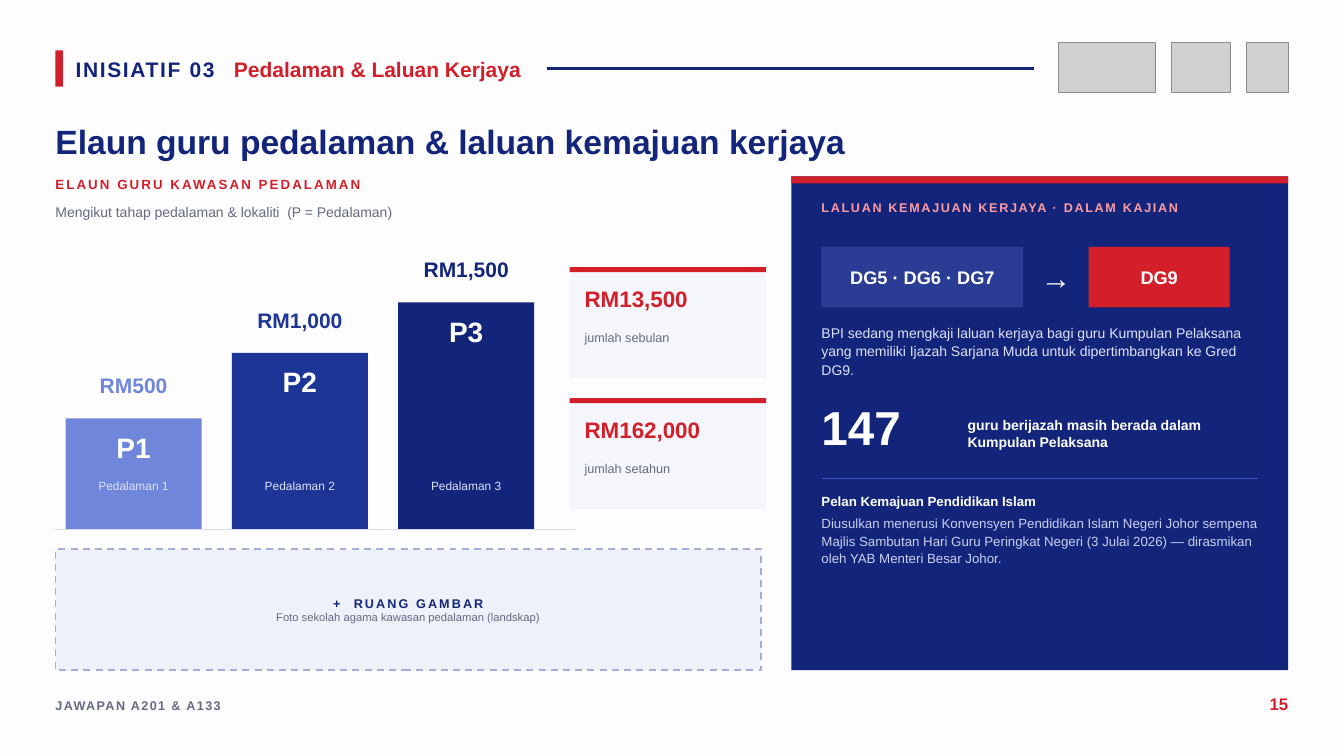
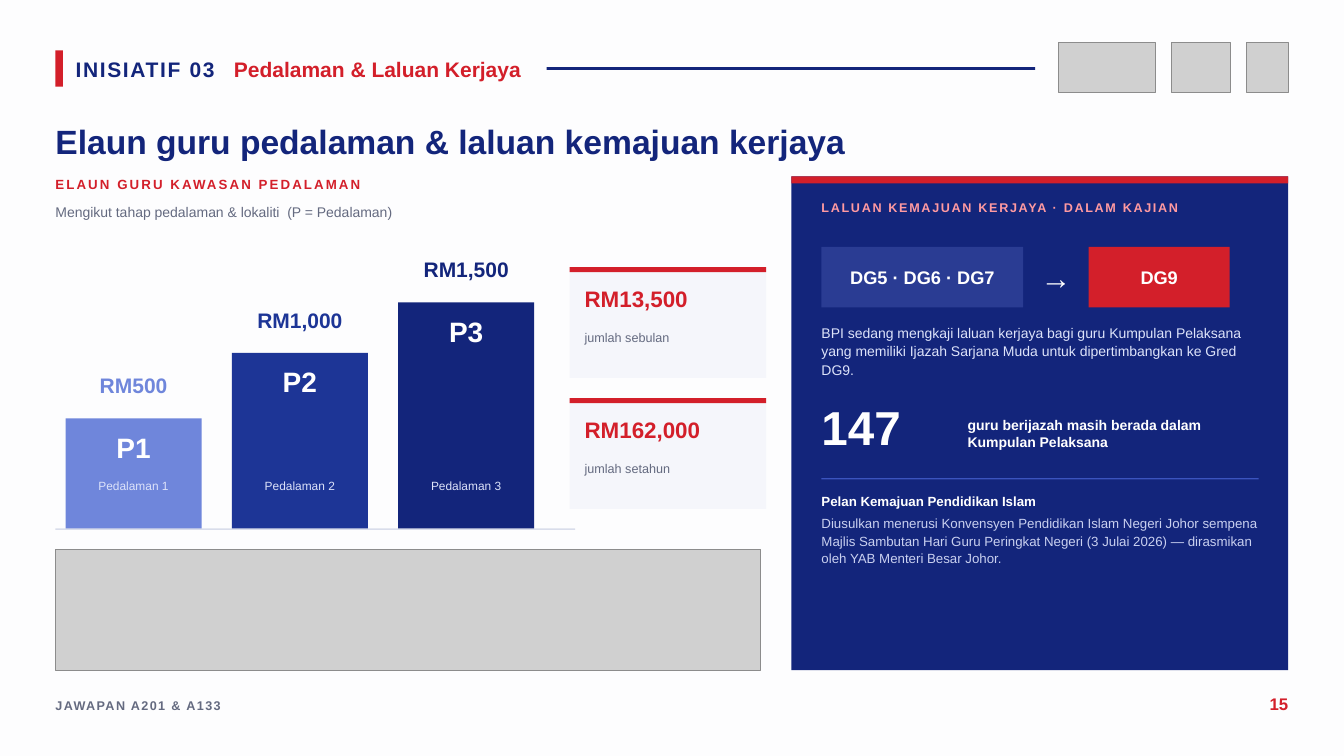
Before and after one commit to nawaljoe/Nawal, a slide deck: slide 15 of infografik-belanjawan-2027/Infografik_Jawapan_A201_A133_Belanjawan2027.pptx. Drawn at 1344x756 pixels with LibreOffice and Linux fonts; fonts in the diff are those of the drawing; grey boxes stand for pictures. Boxes give left, top, right and bottom in pixels: in the first picture for what was removed or moved away, otherwise in the second. Text is boxed around its words. In the diff, an @@ line names an element or a change of style, - is before the commit and + after.

```diff
--- a/infografik-belanjawan-2027/Infografik_Jawapan_A201_A133_Belanjawan2027.pptx
+++ b/infografik-belanjawan-2027/Infografik_Jawapan_A201_A133_Belanjawan2027.pptx
@@ rectangle removed at (55, 549, 761, 670) @@
-+ RUANG GAMBAR
-Foto sekolah agama kawasan pedalaman (landskap)
@@ picture added at (55, 549, 761, 670) @@
```
Also in this commit, not shown: 17 other slides changed, 6 other files.
